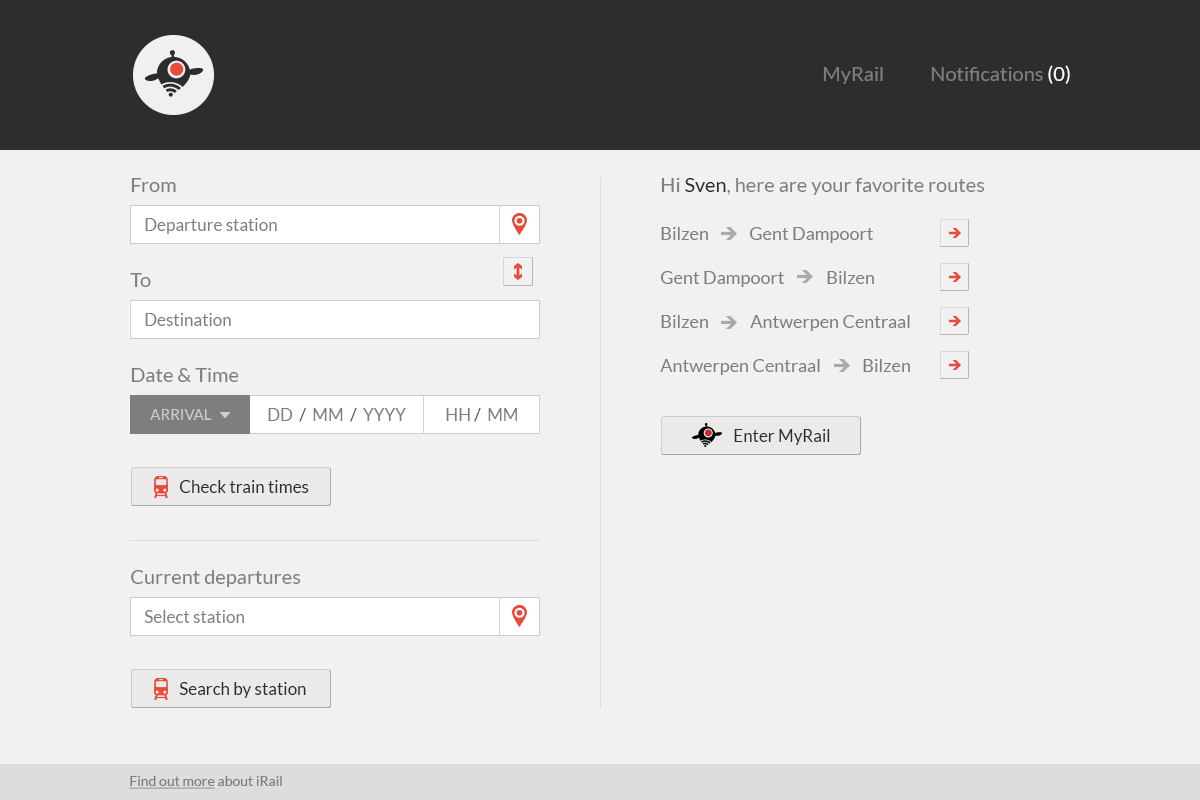
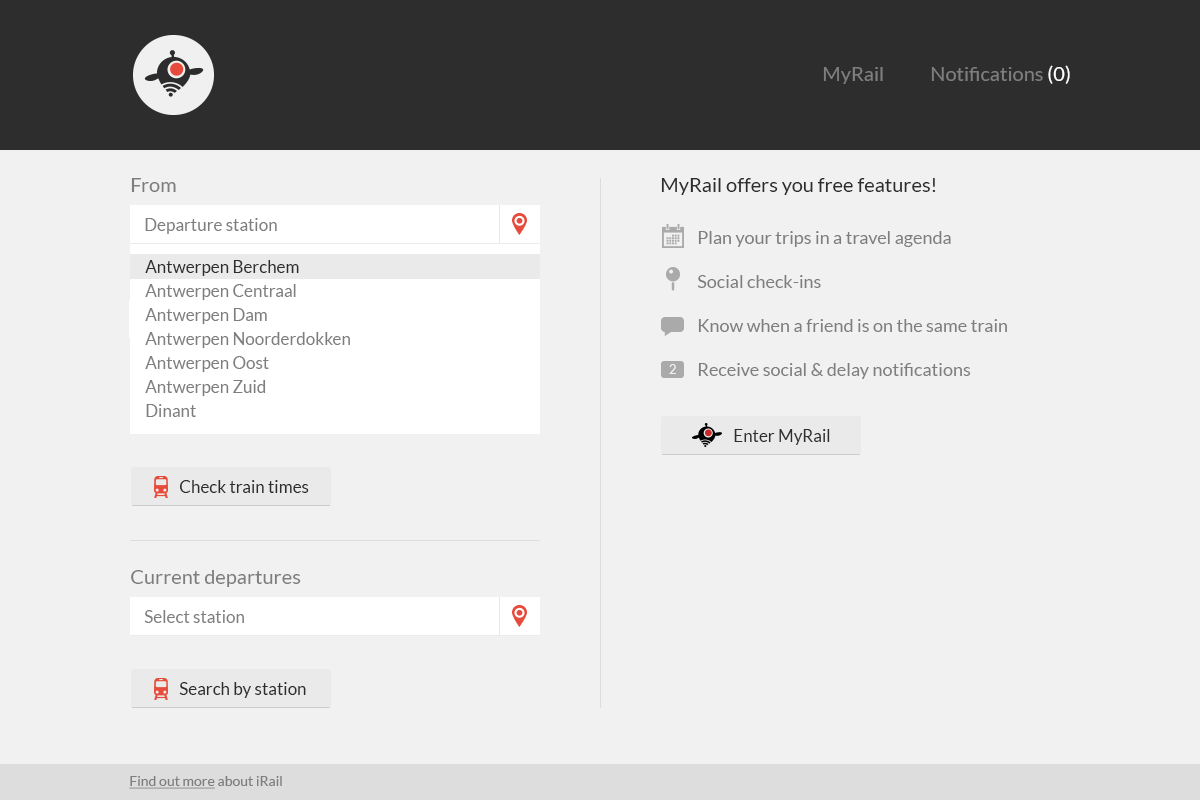
Layered file, before and after one edit (w=1200, h=800). Changes by layer:
showed group "Drop-down" (11 layers) over (x1=130, y1=243, x2=540, y2=434)
hid group "Favorite sidebar" (49 layers) over (x1=660, y1=178, x2=985, y2=455)
hid "Layer 6 copy" (1st of 4, in "Favorite sidebar" › "Button copy" › "Button content") over (x1=661, y1=416, x2=861, y2=455)
hid "Layer 6" (1st of 4, in "Favorite sidebar" › "Button copy" › "Button content") over (x1=661, y1=416, x2=861, y2=455)
hid "Layer 21" (1st of 4, in "Favorite sidebar" › "Features" › "Arrow copy 3") over (x1=940, y1=219, x2=969, y2=247)
hid "Layer 20" (1st of 4, in "Favorite sidebar" › "Features" › "Arrow copy 3") over (x1=940, y1=219, x2=969, y2=247)
hid "Layer 21" (2nd of 4, in "Favorite sidebar" › "Features" › "Arrow copy 2") over (x1=940, y1=263, x2=969, y2=291)
showed group "MyRail" (2nd of 3, in "MyRail") (21 layers) over (x1=661, y1=178, x2=1007, y2=455)
hid "Layer 6 copy" (3rd of 4, in "MyRail" › "Query" › "Button") over (x1=131, y1=467, x2=331, y2=506)
hid "Layer 6" (3rd of 4, in "MyRail" › "Query" › "Button") over (x1=131, y1=467, x2=331, y2=506)
hid "Layer 3" (1st of 4, in "MyRail" › "Query" › "Date" › "form copy" › "Date / Time") over (x1=249, y1=395, x2=539, y2=434)
hid "Layer 3" (2nd of 4, in "MyRail" › "Query" › "To" › "form") over (x1=130, y1=300, x2=540, y2=339)
hid "Layer 3" (3rd of 4, in "MyRail" › "Query" › "From" › "form") over (x1=130, y1=205, x2=540, y2=244)
hid "Layer 13" over (x1=503, y1=257, x2=533, y2=286)
hid "Layer 12" over (x1=503, y1=257, x2=533, y2=286)
hid "Layer 3" (4th of 4, in "MyRail" › "Station query" › "current dep+arr" › "form") over (x1=130, y1=597, x2=540, y2=636)
hid "Layer 6 copy" (4th of 4, in "MyRail" › "Station query" › "station button") over (x1=131, y1=669, x2=331, y2=708)
hid "Layer 6" (4th of 4, in "MyRail" › "Station query" › "station button") over (x1=131, y1=669, x2=331, y2=708)
…and 23 more changes (5 added, 3 opacity, 5 painted, 10 visibility)
